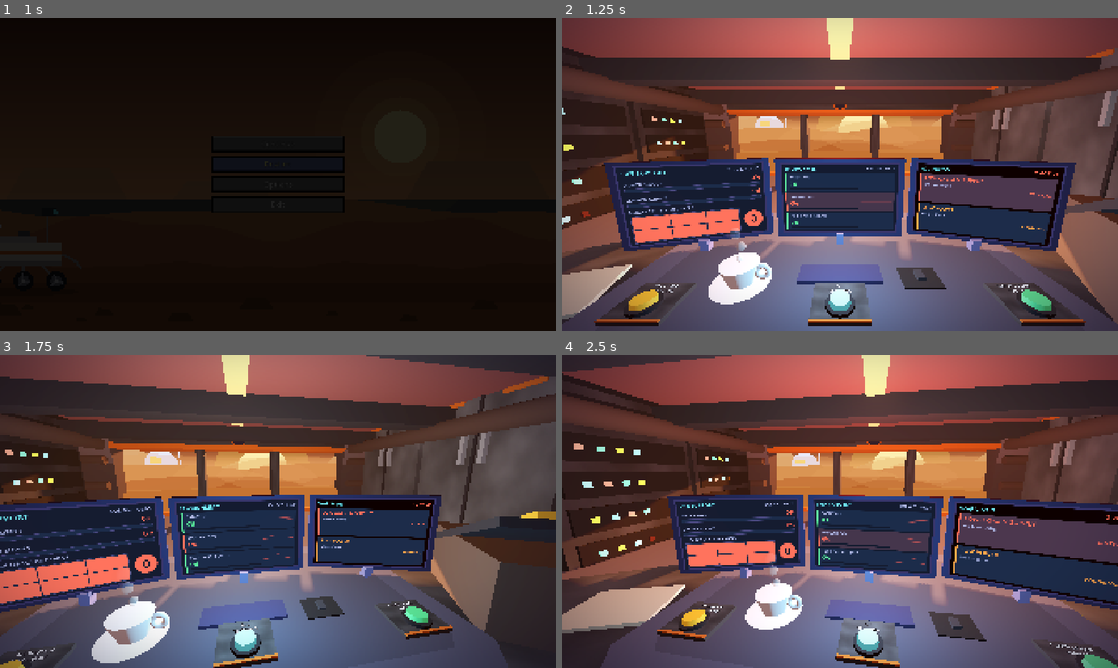
Above: before the commit, frames 1-4 (two rows, left to right).
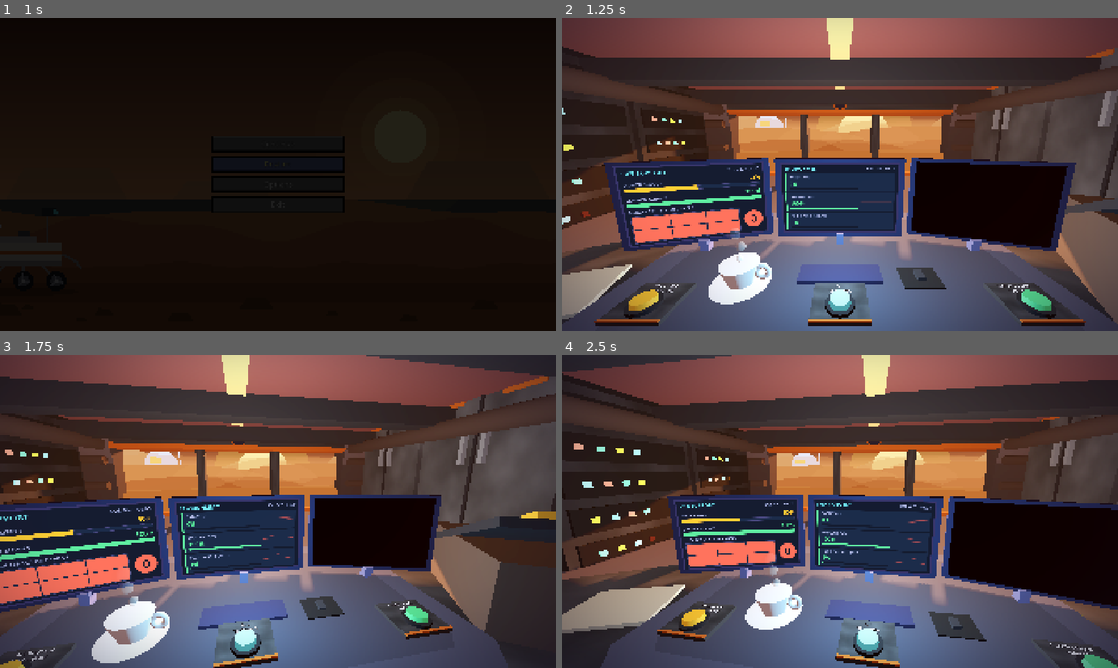
Above: after the commit, the same moments.

Repository: PolarLordStar/junior-astruonaut-mission-trainer
Game: Godot game, scene res://main_menu.tscn
Same seed, same stepped clock (60 frames per second), same inputs: the game is played once before the commit and once after it.
Inputs (mouse positions are in pixels of both pictures, inside the frame that each line leads up to):
- Up to frame 1 (1 s): click "Restart" at 0.5 s
- Up to frame 2 (1.25 s): no input
- Up to frame 3 (1.75 s): move the mouse to (400, 495) at 1.27 s; click (400, 495) at 1.42 s
- Up to frame 4 (2.5 s): move the mouse to (728, 527) at 2.02 s; click (728, 527) at 2.17 s

Frame 1 is identical in both runs. In frame 2, 12% of the frame differs, in the area x 11-91%, y 0-74%; in frame 3, 4.4%; in frame 4, 18%, in the area x 14-100%, y 0-81%.

Commit message:
added day by day component enabling

Diff:
--- a/autoload/storm_generator.gd
+++ b/autoload/storm_generator.gd
@@ -9,9 +9,6 @@
 ##
 ## Usage:   var storm := StormGenerator.generate(day_number)
 
-const SLOW_STORMS_FROM_DAY := 3
-const FAST_STORMS_FROM_DAY := 4
-
 const STORMS := [
 	{"name": "Electrostatic Dust Accumulation", "severity": 1},   # [Slow]
 	{"name": "Regional Dust Front", "severity": 1},               # [Slow]
@@ -22,13 +19,13 @@
 
 ## Returns {"name": String, "severity": int}.
 ## Returns an empty Dictionary {} when no storm is allowed yet (day 1 and 2).
-static func generate(day: int):
+static func generate(SlowStormsEnabled: bool, FastStormsEnabled: bool):
 	var allowed: Array = []
 
 	for storm in STORMS:
-		if storm["severity"] == 1 and day >= SLOW_STORMS_FROM_DAY:
+		if storm["severity"] == 1 and SlowStormsEnabled:
 			allowed.append(storm)
-		elif storm["severity"] == 2 and day >= FAST_STORMS_FROM_DAY:
+		elif storm["severity"] == 2 and FastStormsEnabled:
 			allowed.append(storm)
 
 	if allowed.is_empty():
--- a/main/game/components/components.gd
+++ b/main/game/components/components.gd
@@ -20,11 +20,13 @@
 
 # Variables which check stuff
 var PowerEnabled = false
-var RadiationEnabled = true
+var RadiationEnabled = false
 var OxygenEnabled = false
 var ToxicPerchEnabled = false
 var SolarPanEnabled = false
-var StormsEnabled = true
+var StormsEnabled = false
+var SlowStormsEnabled = false
+var FastStormsEnabled = false
 
 
 func decide_events(date, day_number: int) -> void:
@@ -35,7 +37,7 @@
 			events_for_today[event["name"]] = event["severity"]
 
 	if StormsEnabled:
-		var storms = StormGenerator.generate(day_number)
+		var storms = StormGenerator.generate(SlowStormsEnabled, FastStormsEnabled)
 		for storm in storms:
 			events_for_today[storm] = storms[storm]
 
--- a/main/game/game.gd
+++ b/main/game/game.gd
@@ -1,5 +1,5 @@
 extends Node
-var preset_values = preload("res://main/libraries/preset_values.gd")
+var preset_values = preload("res://main/libraries/preset_values.gd").new()
 var player_script = preload("res://main/game/player/player.gd").new()
 var save_script = preload("res://scripts/save_manager.gd")
 var components_script = preload("res://main/game/components/components.gd").new()
@@ -8,16 +8,8 @@
 var date
 
 func setup() -> void:
-	# Resetting Values
-	day_number += 1
-	date = await DonkiService.fetch_random_day()
-
 	# Resetting Components
-	player_script.health = preset_values.new().MAX_HEALTH
-	# ...
-
-	# Enabling Day-Dependent Components
-	# ...
+	update_components()
 
 	# Events
 	components_script.events_for_today = {}
@@ -26,7 +18,7 @@
 	start_event_timers()
 
 	# Other
-	$Timers/DayTimer.wait_time = preset_values.new().DAY_DURATION
+	$Timers/DayTimer.wait_time = preset_values.DAY_DURATION
 	$Timers/DayTimer.start()
 	$Timers/TickUpdateTimer.start()
 
@@ -91,5 +83,89 @@
 
 
 # COMPONENTS
+func update_components() -> void:
+	player_script.health = preset_values.MAX_HEALTH
+	components_script.Radiation = preset_values.RADIATION
+	components_script.Power = preset_values.POWER
+	components_script.Oxygen = preset_values.OXYGEN
+	components_script.ToxicPerch = preset_values.TOXIC_PERCH
+	components_script.SolarPanels = preset_values.SOLAR_PANELS
+
+	# Resetting Values
+	day_number += 1
+	date = await DonkiService.fetch_random_day()
+
+	# Enabling Day-Dependent Components
+	match day_number:
+		1:
+			components_script.PowerEnabled = true
+			components_script.RadiationEnabled = true
+			components_script.OxygenEnabled = false
+			components_script.ToxicPerch = false
+			components_script.SolarPanels = false
+			components_script.StormsEnabled = false
+			components_script.SlowStormsEnabled = false
+			components_script.FastStormsEnabled = false
+
+			components_script.RadiationShielding = true
+			components_script.AirFiltering = false
+			components_script.CoverSolarPan = false
+
+		2:
+			components_script.PowerEnabled = true
+			components_script.RadiationEnabled = true
+			components_script.OxygenEnabled = true
+			components_script.ToxicPerch = true
+			components_script.SolarPanels = false
+			components_script.StormsEnabled = false
+			components_script.SlowStormsEnabled = false
+			components_script.FastStormsEnabled = false
+
+			components_script.RadiationShielding = true
+			components_script.AirFiltering = true
+			components_script.CoverSolarPan = false
+
+		3:
+			components_script.PowerEnabled = true
+			components_script.RadiationEnabled = true
+			components_script.OxygenEnabled = true
+			components_script.ToxicPerch = true
+			components_script.SolarPanels = true
+			components_script.StormsEnabled = true
+			components_script.SlowStormsEnabled = true
+			components_script.FastStormsEnabled = true
+
+			components_script.RadiationShielding = true
+			components_script.AirFiltering = true
+			components_script.CoverSolarPan = true
+
+		4:
+			components_script.PowerEnabled = true
+			components_script.RadiationEnabled = true
+			components_script.OxygenEnabled = true
+			components_script.ToxicPerch = true
+			components_script.SolarPanels = true
+			components_script.StormsEnabled = true
+			components_script.SlowStormsEnabled = true
+			components_script.FastStormsEnabled = true
+
+			components_script.RadiationShielding = true
+			components_script.AirFiltering = true
+			components_script.CoverSolarPan = true
+
+		5:
+			components_script.PowerEnabled = true
+			components_script.RadiationEnabled = true
+			components_script.OxygenEnabled = true
+			components_script.ToxicPerch = true
+			components_script.SolarPanels = true
+			components_script.StormsEnabled = true
+			components_script.SlowStormsEnabled = true
+			components_script.FastStormsEnabled = true
+
+			components_script.RadiationShielding = true
+			components_script.AirFiltering = true
+			components_script.CoverSolarPan = true
+
 func _updating_tick() -> void:
 	components_script.tick_update()
